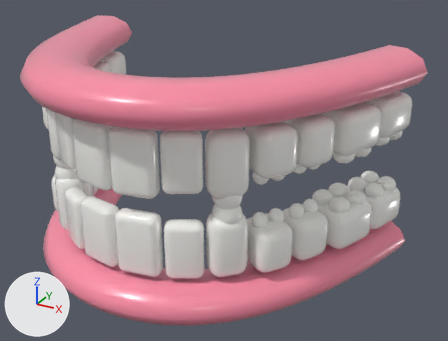
One commit to the glTF model models/jaw_front.glb: the scene before it, then after it.
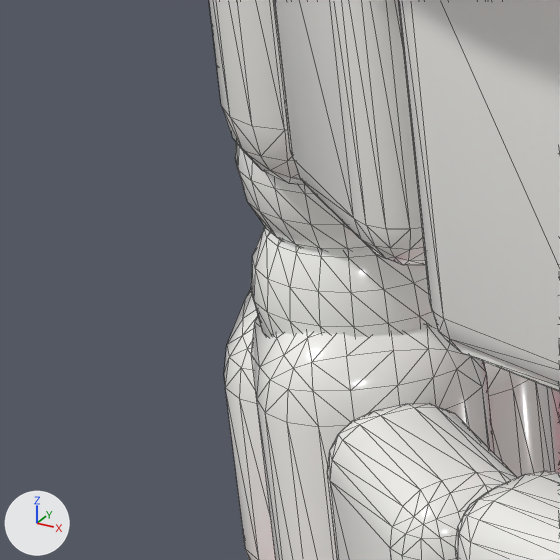
The first picture shows the older version from a camera (50 mm lens) standing at (2.3, -3.86, 2.24) and looking at (0.31, -0.25, 0.44). The close-ups show the older and then the newer version on the part from 5% to 21% of the width and 40% to 61% of the height of that picture. Only the edits that show in the close-ups are written down. The axes (+X, +Y, +Z) are drawn at lower left. The lights are the same throughout. The close-ups show mesh edges as thin lines. Where no turn or scale is listed for an object, it has been applied to the vertices. Vertices at exactly the same position are counted once.

The scene before the commit, as lines of its bpy script (objects in view):
```python
me_cube_002 = bpy.data.meshes.new('Cube.002')
me_cube_002.from_pydata(...)  # 152 vertices, 300 faces; spans x -0.13..0.13, y -0.129..0.129, z -0.22..0.22
me_cube_002.materials.append(mat_tooth)  # white #fbfbf7
me_sphere = bpy.data.meshes.new('Sphere')
me_sphere.from_pydata(...)  # a UV sphere (20 segments, 10 rings, poles along z) spanning x -0.099..0.099, y -0.09..0.09, z -0.1..0.1
me_sphere.materials.append(mat_tooth)  # white #fbfbf7
me_sphere_001 = bpy.data.meshes.new('Sphere.001')
me_sphere_001.from_pydata(...)  # a UV sphere (20 segments, 10 rings, poles along z) spanning x -1.0..1.0, y -1.0..1.0, z -1.0..1.0
me_sphere_001.materials.append(mat_tooth)  # white #fbfbf7
me_sphere_026 = bpy.data.meshes.new('Sphere.026')
me_sphere_026.from_pydata(...)  # a UV sphere (20 segments, 10 rings, poles along z) spanning x -0.099..0.099, y -0.09..0.09, z -0.1..0.1
me_sphere_026.materials.append(mat_tooth)  # white #fbfbf7
ob_t_lower_f_2a = bpy.data.objects.new('T_lower_f_2a', me_cube_002)
ob_t_lower_f_2a.location = (-0.649, -0.824, 0.22)
ob_t_lower_f_2a_c = bpy.data.objects.new('T_lower_f_2a_c', me_sphere)
ob_t_lower_f_2a_c.location = (-0.649, -0.824, 0.437)
ob_t_lower_l_3a_c0 = bpy.data.objects.new('T_lower_l_3a_c0', me_sphere_001)
ob_t_lower_l_3a_c0.location = (-0.7961, -0.6529, 0.3395)
ob_t_lower_l_3a_c0.scale = (0.054, 0.054, 0.06)
ob_t_upper_f_2a_c = bpy.data.objects.new('T_upper_f_2a_c', me_sphere_026)
ob_t_upper_f_2a_c.location = (-0.649, -0.824, 0.563)
# also in view: 'T_lower_f_1a' at (-0.43, -0.99, 0.2); 'T_lower_f_0a' at (-0.15, -1.09, 0.22); 'T_upper_f_2a' at (-0.65, -0.82, 0.78); 'T_lower_l_3a' at (-0.83, -0.6, 0.17); 'T_upper_f_0a' at (-0.15, -1.09, 0.78)
```
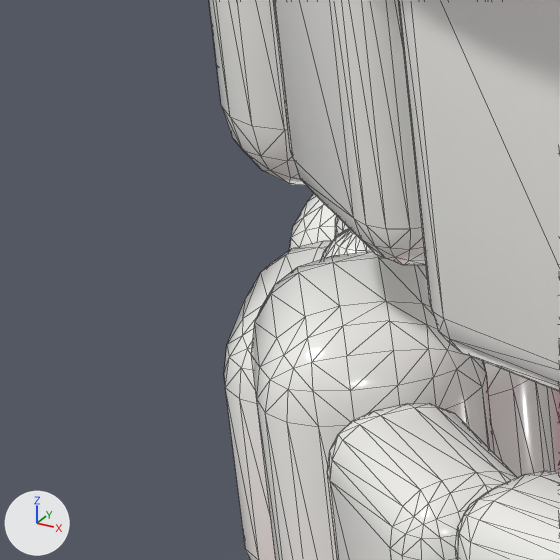
What differs and where, as boxes [x1, y1, x2, y2] in the close-ups (560 x 560 px; the box of a moved part takes in the faces that stretch with it):
```json
{"object": "T_lower_f_2a_c", "change": "deleted", "before": [251, 227, 436, 337]}
{"object": "T_upper_f_2a_c", "change": "deleted", "before": [235, 143, 371, 252]}
{"object": "T_lower_l_3a_c0", "change": "reshaped", "after": [321, 228, 373, 259], "on screen": "not visible before"}
{"part": 1, "of": "me_sphere", "change": "moved or reshaped", "before": [251, 227, 434, 337], "after": [321, 228, 373, 259]}
{"object": "T_lower_l_4a", "change": "unchanged, uncovered by the edit", "after": [289, 193, 336, 250]}
```

The change, as JSON lines over the scene's bpy script:
```json
{"op": "remove", "block": "ob_t_lower_f_2a_c", "code": ["ob_t_lower_f_2a_c = bpy.data.objects.new('T_lower_f_2a_c', me_sphere)", "ob_t_lower_f_2a_c.location = (-0.649, -0.824, 0.437)"]}
{"op": "remove", "block": "ob_t_upper_f_2a_c", "code": ["ob_t_upper_f_2a_c = bpy.data.objects.new('T_upper_f_2a_c', me_sphere_026)", "ob_t_upper_f_2a_c.location = (-0.649, -0.824, 0.563)"]}
```
